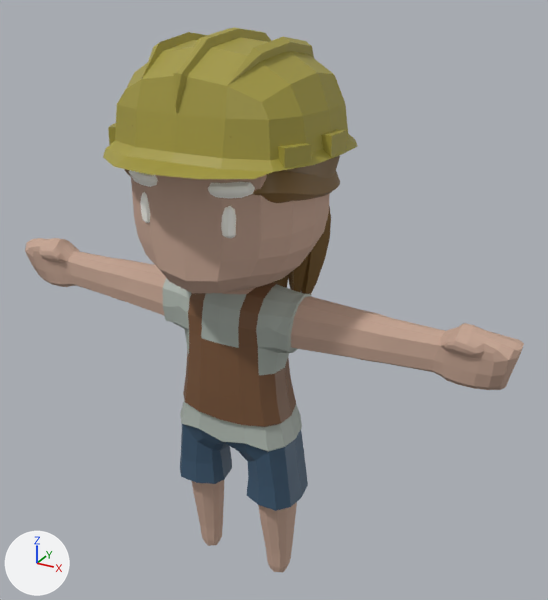
The glTF model assets/runtime/characters/villager-female-phase2.glb as it was, and as the next commit left it.
One viewpoint serves both versions: a camera (50 mm lens) standing at (2.15, -3.45, 3.69) and looking at (0.15, 0.18, 1.88). The lights are fixed; the arrows at lower left show +X, +Y and +Z. The older version comes first.

The first picture shows 'Body'.
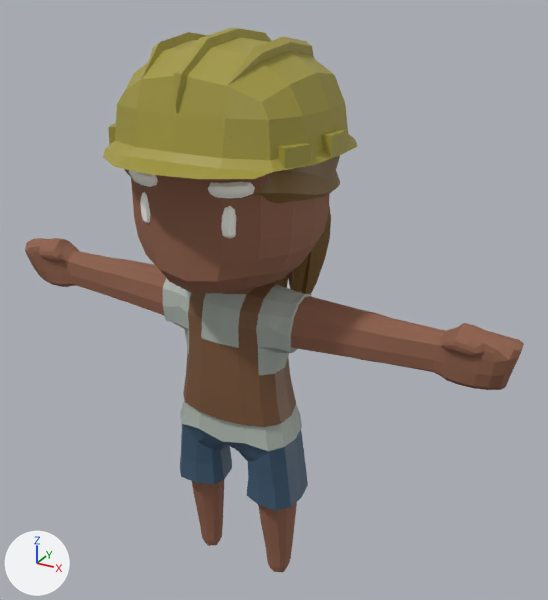
Commit message: Build verified Phase 2 human runtime assets

Changed parts and their boxes (x1, y1, x2, y2) in the pictures (548 x 600 px):
'Body', recoloured (darker)
    both: (25, 172, 524, 572)

Diff of the bpy script that builds the scene:
```diff
--- a/assets/runtime/characters/villager-female-phase2.glb.py
+++ b/assets/runtime/characters/villager-female-phase2.glb.py
@@ mat_skin @@
 mat_skin = principled_material('Skin')
-mat_skin.base_color = (0.561, 0.376, 0.29)  # beige #c5a593
+mat_skin.base_color = (0.275, 0.117, 0.0685)  # brown #8f604a
 mat_skin.roughness = 0.82
```
